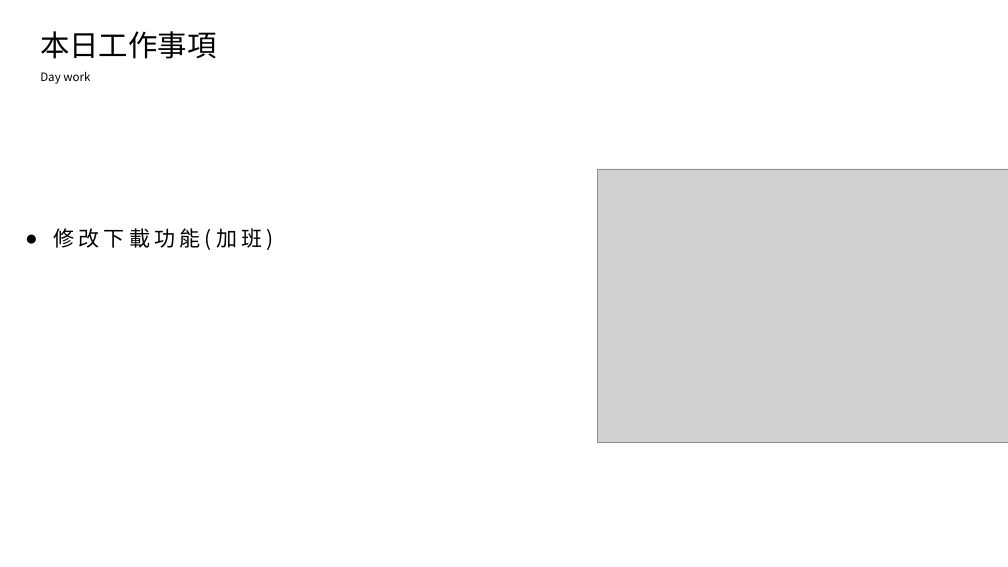
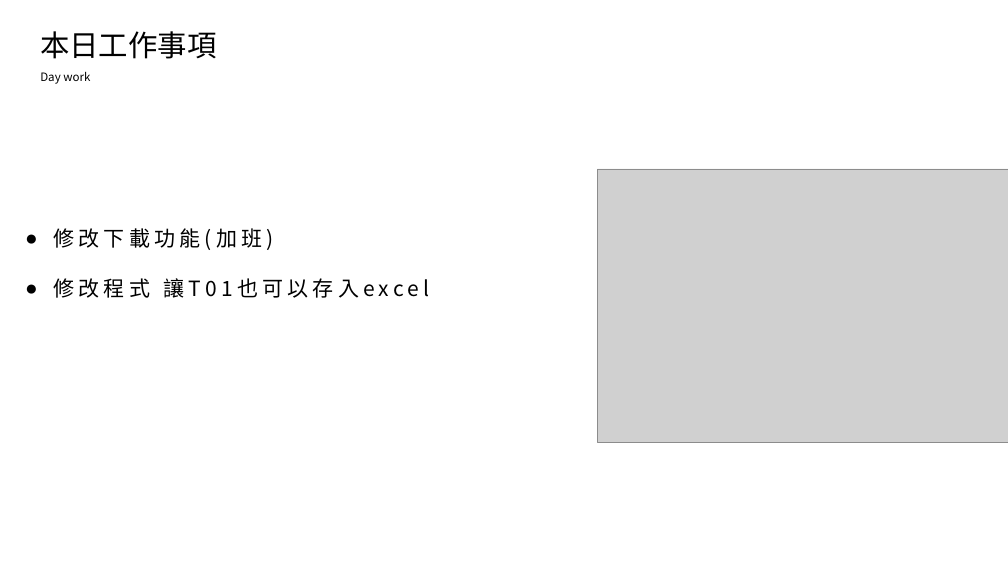
Before and after one commit to ZheHong1021/ExcelSystem, a slide deck: slide 2 of 工作日報_葉柏漢/2021.12/2021.12.01(加班)_2021.12.02工作日報_葉柏漢.pptx. Drawn at 1008x567 pixels with LibreOffice and Linux fonts; fonts in the diff are those of the drawing; grey boxes stand for pictures. Boxes give left, top, right and bottom in pixels: in the first picture for what was removed or moved away, otherwise in the second. Text is boxed around its words. In the diff, an @@ line names an element or a change of style, - is before the commit and + after.

```diff
--- a/工作日報_葉柏漢/2021.12/2021.12.01(加班)_2021.12.02工作日報_葉柏漢.pptx
+++ b/工作日報_葉柏漢/2021.12/2021.12.01(加班)_2021.12.02工作日報_葉柏漢.pptx
@@ text at [53, 278, 429, 298]: paragraph added @@
+● 修改程式 讓T01也可以存入excel
```
Also in this commit, not shown: 1 slide added, 1 other file.
